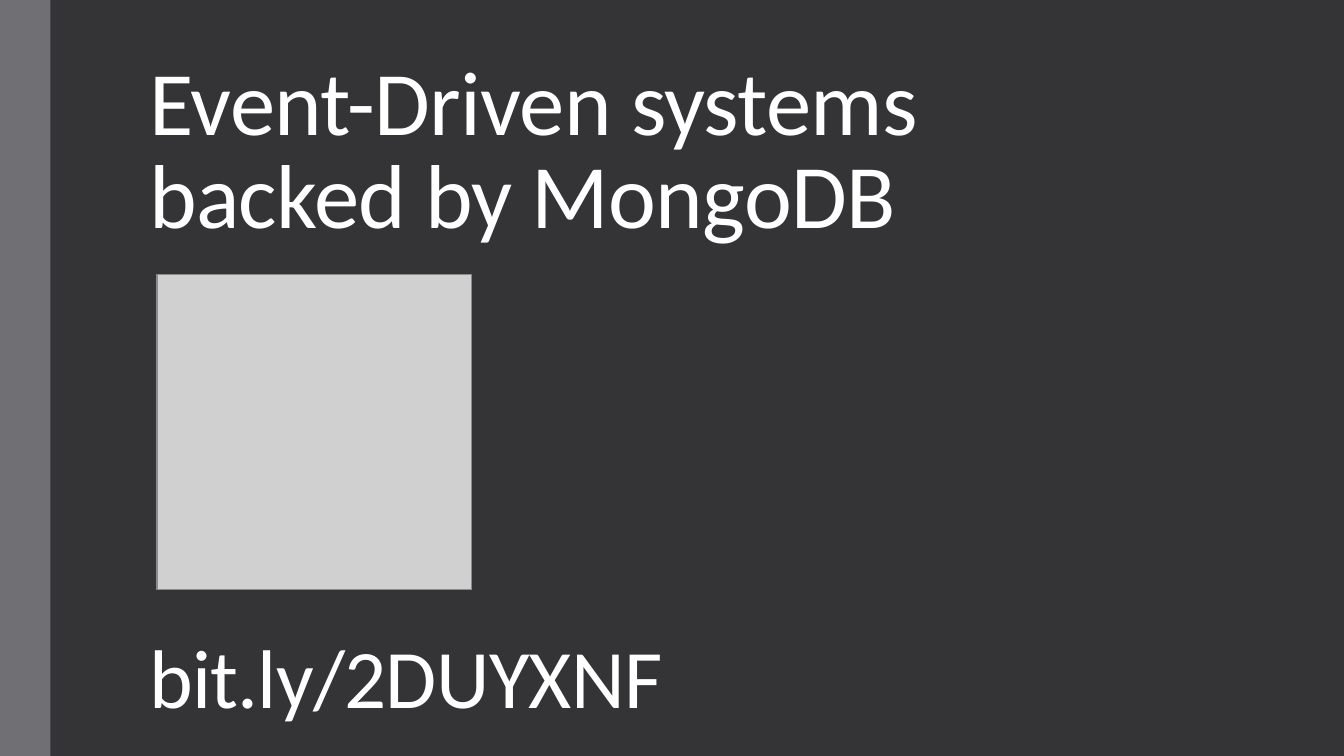
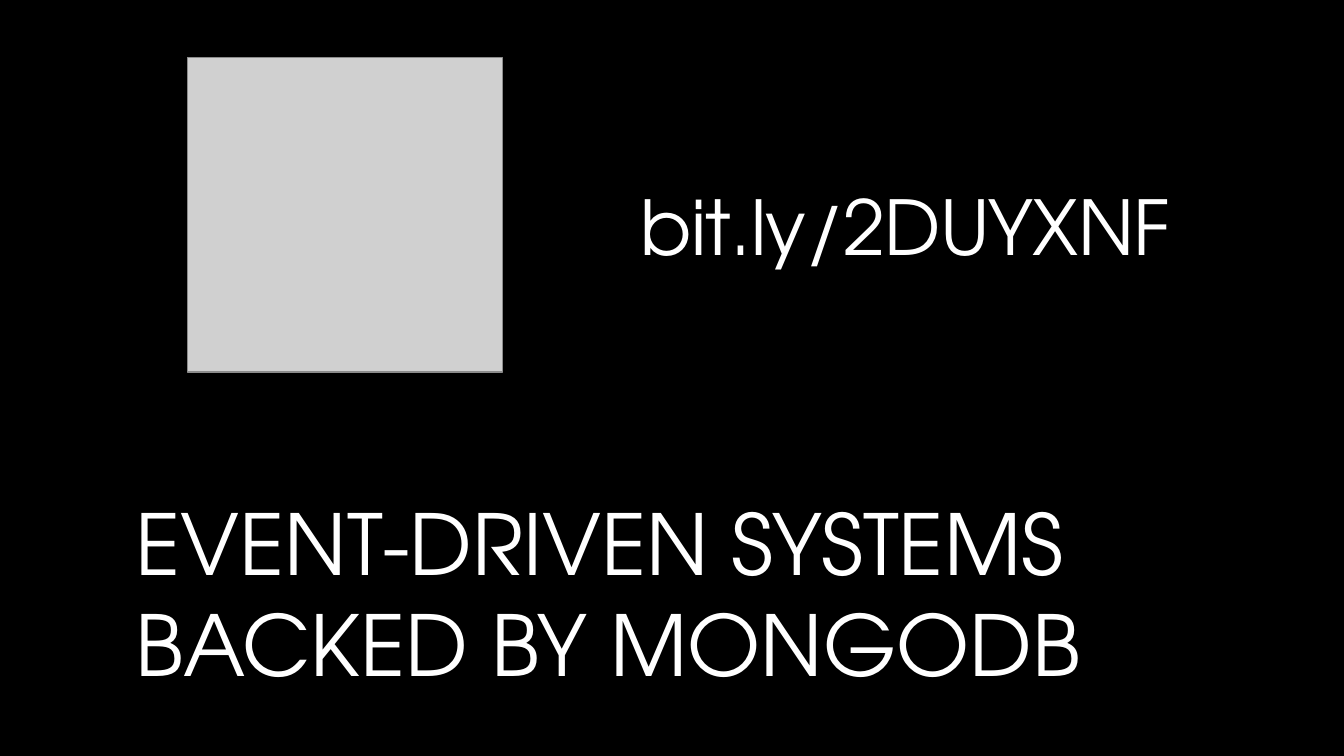
Before and after one commit to andrii-litvinov/event-driven-mongodb, a slide deck: slide 1 of t18-event-mongodb.pptx. Drawn at 1344x756 pixels with LibreOffice and Linux fonts; fonts in the diff are those of the drawing; grey boxes stand for pictures; background and template pictures are left out. Boxes give left, top, right and bottom in pixels: in the first picture for what was removed or moved away, otherwise in the second. Text is boxed around its words. In the diff, an @@ line names an element or a change of style, - is before the commit and + after.

```diff
--- a/t18-event-mongodb.pptx
+++ b/t18-event-mongodb.pptx
@@ background #353537 to picture (left out) @@
@@ rectangle removed at <box>0,0,50,756</box> @@
@@ picture: place and size @@
-picture at <box>157,275,472,590</box>
+picture at <box>188,57,502,372</box>
@@ text "bit.ly/2DUYXNF": place and size @@
-text "bit.ly/2DUYXNF" at <box>149,650,662,722</box>
+text "bit.ly/2DUYXNF" at <box>641,198,1170,270</box>
@@ text "bit.ly/2DUYXNF" at <box>641,198,1170,270</box>: size 59.4 to 54 pt, font Calibri to TeX Gyre Adventor; line spacing 0.75 to 0.65 @@
@@ title "EVENT-DRIVEN SYSTEMS BACKED BY MONGODB" at <box>136,512,1080,677</box>: vertical alignment bottom to middle @@
@@ title at <box>136,512,1080,677</box>: text changed; size 64.8 to 60 pt; font Calibri to TeX Gyre Adventor @@
-Event-Driven systems backed by MongoDB
+EVENT-DRIVEN SYSTEMS BACKED BY MONGODB
```
Also in this commit, not shown: 14 other slides changed, 8 slides added, 6 slides removed, 4 other files.
